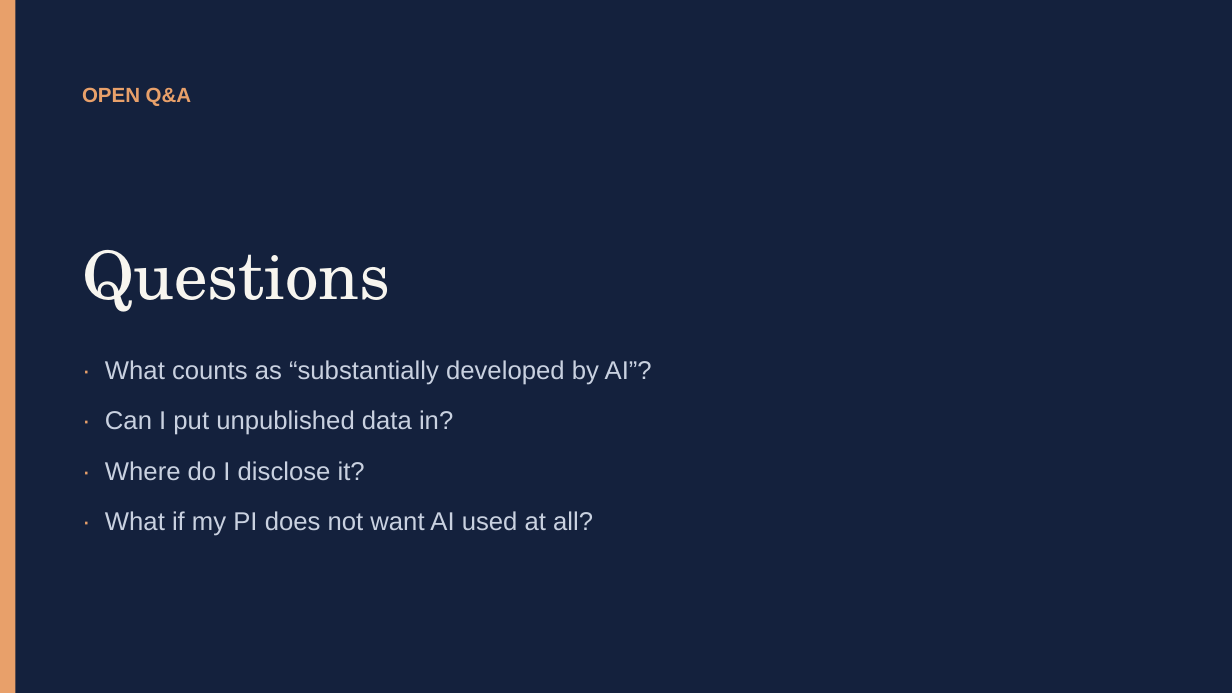
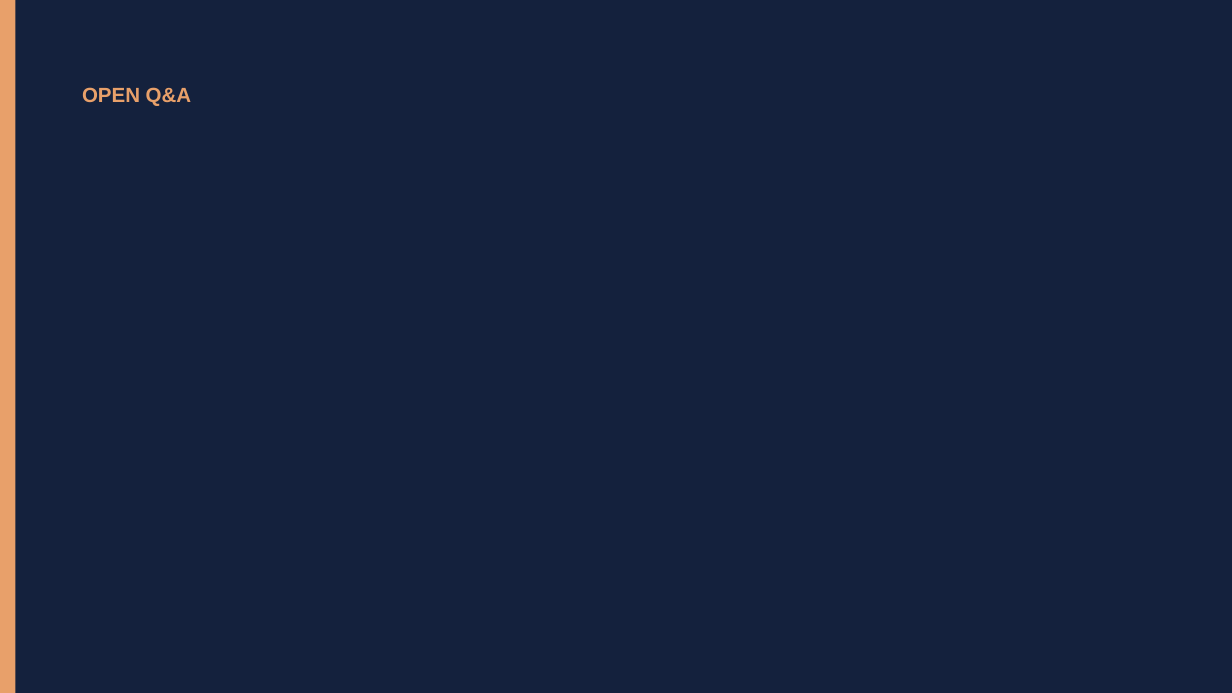
Before and after one commit to scripps-ai-enablement/ai-for-grant-writing, a slide deck: slide 36 of version 1/Using AI for Grant Writing v1.pptx. Drawn at 1232x693 pixels with LibreOffice and Linux fonts; fonts in the diff are those of the drawing. Boxes give left, top, right and bottom in pixels: in the first picture for what was removed or moved away, otherwise in the second. Text is boxed around its words. In the diff, an @@ line names an element or a change of style, - is before the commit and + after.

```diff
--- a/version 1/Using AI for Grant Writing v1.pptx
+++ b/version 1/Using AI for Grant Writing v1.pptx
@@ text removed at bbox=[82, 250, 390, 312] @@
-Questions
@@ text removed at bbox=[105, 360, 652, 385] @@
-· What counts as “substantially developed by AI”?
@@ text removed at bbox=[105, 410, 453, 435] @@
-· Can I put unpublished data in?
@@ text removed at bbox=[105, 461, 365, 481] @@
-· Where do I disclose it?
@@ text removed at bbox=[105, 511, 593, 536] @@
-· What if my PI does not want AI used at all?
```
Also in this commit, not shown: 12 other slides changed, 3 slides added, 1 slide removed.
